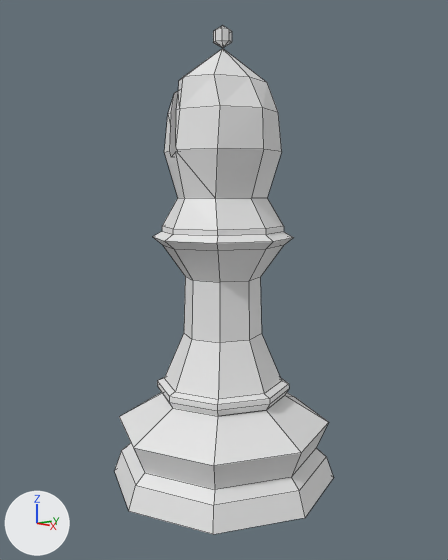
Renders of the Blender file Low Poly Chess Set/BishopLP.blend from each side of a commit.
Before and after are seen from a camera (50 mm lens) standing at (8.07, -6.99, 5.13) and looking at (0.05, -0.01, 3.57). Arrows for +X, +Y and +Z are at lower left; the lights stay in place. Mesh edges are drawn as thin lines.

The older version as bpy lines, for what is in view:
```python
me_cylinder = bpy.data.meshes.new('Cylinder')
me_cylinder.from_pydata(...)  # 210 vertices, 189 faces; spans x -2.0..2.0, y -2.0..1.99, z 0.0..7.77
ob_bishop = bpy.data.objects.new('Bishop', me_cylinder)
ob_bishop.location = (0.0, 0.0, 0.0)
```
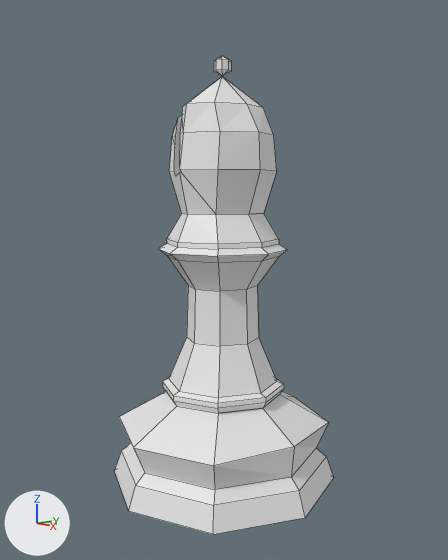
What changed in the scene script:
```text
Change me_cylinder:
    used by ob_bishop; location = (0.0, 0.0, 0.0)
    remove me_cylinder.from_pydata(...)  # 210 vertices, 189 faces; spans x -2.0..2.0, y -2.0..1.99, z 0.0..7.77
    add me_cylinder.from_pydata(...)  # 210 vertices, 189 faces; spans x -2.0..2.0, y -2.0..1.99, z 0.0..7.3
    me_cylinder part 1: the loose piece of 18 vertices spanning x -0.15..0.15, y -0.15..0.15, z 7.42..7.77 is scaled about its middle by 0.922, then moved by (0.0, 0.0, -0.46)
    me_cylinder part 2: 145 of the vertices in x -1.22..1.89, y -1.22..1.22, z 1.04..7.42 are scaled about their middle by 0.922, then moved by (-0.03, 0.0, -0.2)
```

Pixel boxes (x1, y1, x2, y2) of what changed, in the pictures (448 x 560 px; the box of a moved part takes in the faces that stretch with it):
'Bishop', reshaped: before (115, 26, 333, 534); after (115, 56, 333, 534)
part 1 of me_cylinder, moved or reshaped: before (213, 26, 232, 48); after (214, 56, 231, 76)
part 2 of me_cylinder, moved or reshaped: before (127, 48, 329, 484); after (127, 76, 329, 484)
